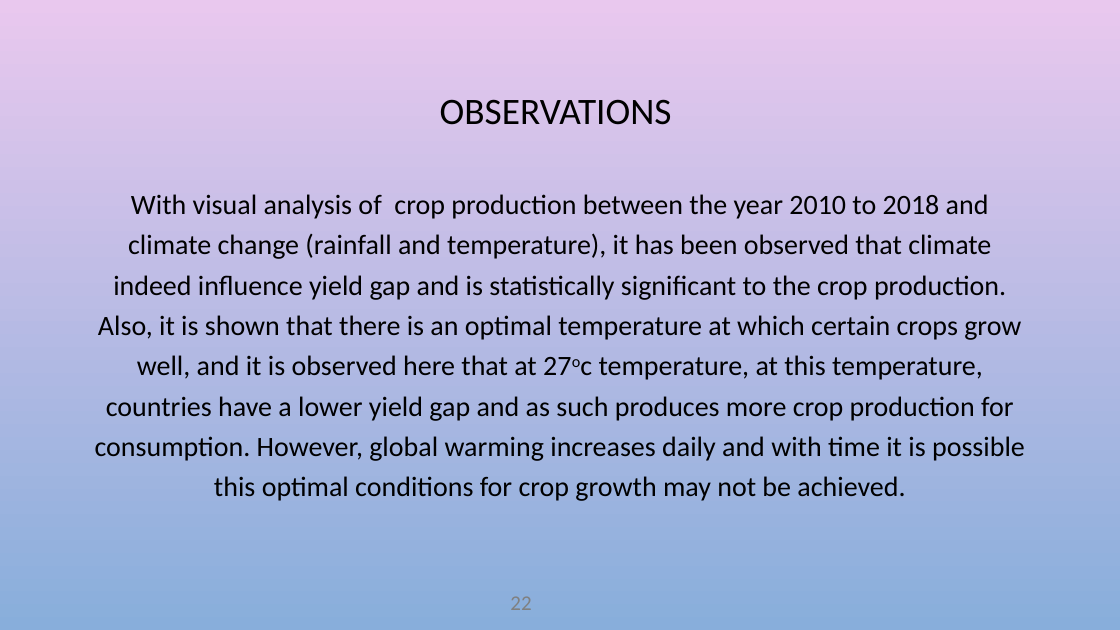
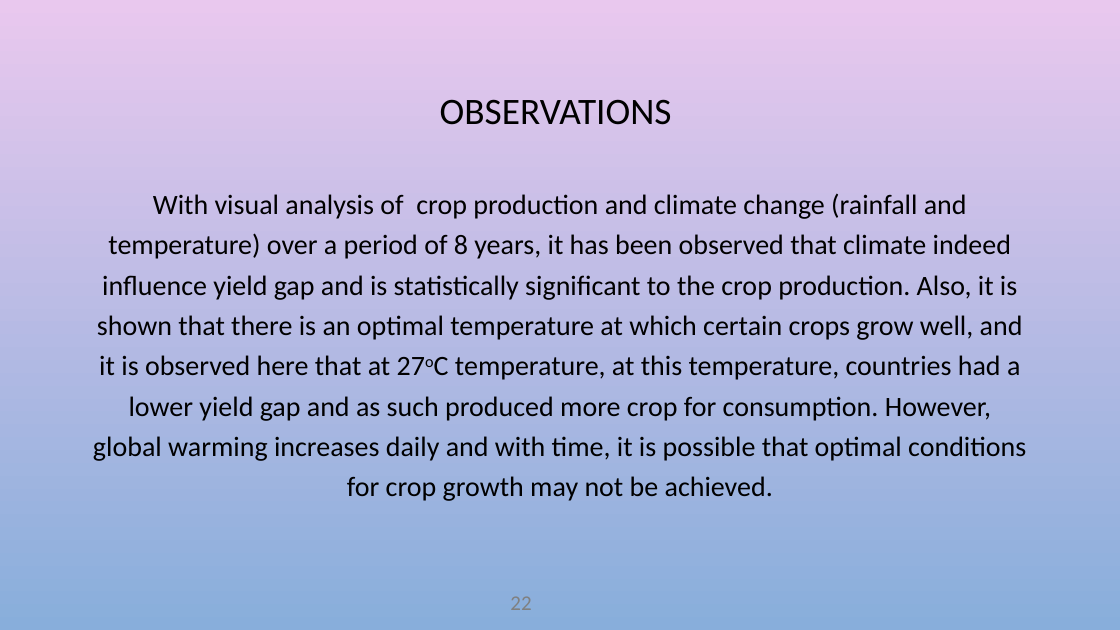
Before and after one commit to Women-Techsters-Fellowship-2021/Climate-Change-and-Crop-Production, a slide deck: slide 22 of Climate Change and It's effect on Crop yeild/Climate change and its effect on crop yield.pptx. Drawn at 1120x630 pixels with LibreOffice and Linux fonts; fonts in the diff are those of the drawing; background and template pictures are left out. Boxes give left, top, right and bottom in pixels: in the first picture for what was removed or moved away, otherwise in the second. Text is boxed around its words. In the diff, an @@ line names an element or a change of style, - is before the commit and + after.

```diff
--- a/Climate Change and It's effect on Crop yeild/Climate change and its effect on crop yield.pptx
+++ b/Climate Change and It's effect on Crop yeild/Climate change and its effect on crop yield.pptx
@@ text at (x1=93, y1=193, x2=1026, y2=501): text changed @@
-With visual analysis of crop production between the year 2010 to 2018 and climate change (rainfall and temperature), it has been observed that climate indeed influence yield gap and is statistically significant to the crop production. Also, it is shown that there is an optimal temperature at which certain crops grow well, and it is observed here that at 27oc temperature, at this temperature, countries have a lower yield gap and as such produces more crop production for consumption. However, global warming increases daily and with time it is possible this optimal conditions for crop growth may not be achieved.
+With visual analysis of crop production and climate change (rainfall and temperature) over a period of 8 years, it has been observed that climate indeed influence yield gap and is statistically significant to the crop production. Also, it is shown that there is an optimal temperature at which certain crops grow well, and it is observed here that at 27oC temperature, at this temperature, countries had a lower yield gap and as such produced more crop for consumption. However, global warming increases daily and with time, it is possible that optimal conditions for crop growth may not be achieved.
```
Also in this commit, not shown: 7 other slides changed, 3 other files.
